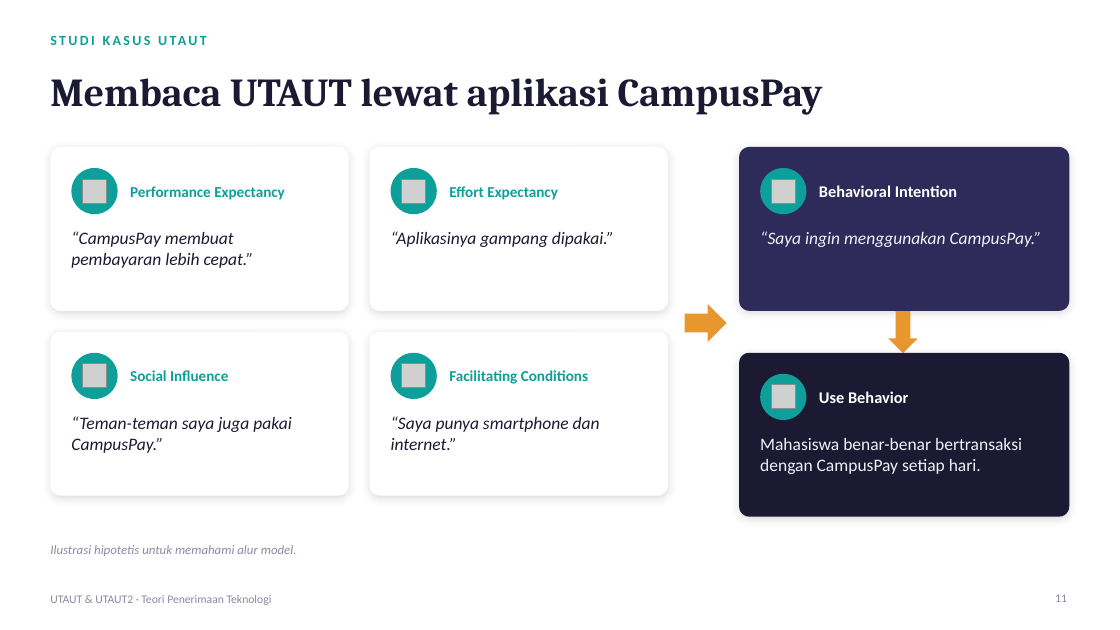
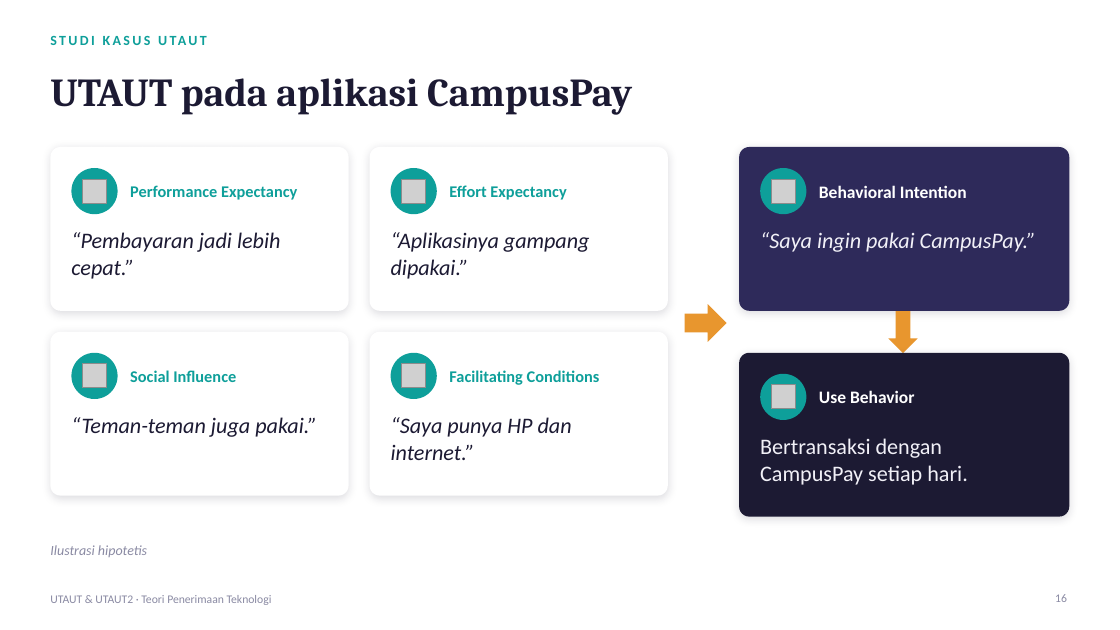
Before and after one commit to KevArslanian/S-Enigma, a slide deck: slide 16 of materi/UTAUT_UTAUT2.pptx (slide 11 before the commit). Drawn at 1120x630 pixels with LibreOffice and Linux fonts; fonts in the diff are those of the drawing; grey boxes stand for pictures. Boxes give left, top, right and bottom in pixels: in the first picture for what was removed or moved away, otherwise in the second. Text is boxed around its words. In the diff, an @@ line names an element or a change of style, - is before the commit and + after.

```diff
--- a/materi/UTAUT_UTAUT2.pptx
+++ b/materi/UTAUT_UTAUT2.pptx
@@ title at [50,78,632,115]: text changed @@
-Membaca UTAUT lewat aplikasi CampusPay
+UTAUT pada aplikasi CampusPay
@@ text "Behavioral Intention" at [819,185,967,198]: size 14 to 15 pt @@
@@ text at [71,232,280,279]: text changed; size 15 to 19 pt @@
-“CampusPay membuat pembayaran lebih cepat.”
+“Pembayaran jadi lebih cepat.”
@@ text "“Aplikasinya gampang dipakai.”" at [391,232,590,279]: size 15 to 19 pt @@
@@ text at [760,232,1036,252]: text changed; size 15 to 19 pt @@
-“Saya ingin menggunakan CampusPay.”
+“Saya ingin pakai CampusPay.”
@@ size 13 to 14 pt in 4 elements at [130,185,297,200], [449,185,566,200], [130,370,236,382], [449,370,600,385] @@
@@ text "Use Behavior" at [819,390,915,403]: size 14 to 15 pt @@
@@ text at [71,417,317,437]: text changed; size 15 to 19 pt @@
-“Teman-teman saya juga pakai CampusPay.”
+“Teman-teman juga pakai.”
@@ text at [391,417,572,460]: text changed; size 15 to 19 pt @@
-“Saya punya smartphone dan internet.”
+“Saya punya HP dan internet.”
@@ text at [760,438,968,485]: text changed; size 15 to 19 pt @@
-Mahasiswa benar-benar bertransaksi dengan CampusPay setiap hari.
+Bertransaksi dengan CampusPay setiap hari.
@@ text at [50,545,147,557]: text changed; size 11 to 12 pt @@
-Ilustrasi hipotetis untuk memahami alur model.
+Ilustrasi hipotetis
@@ page number at [1055,594,1067,602]: text changed @@
-11
+16
```
Also in this commit, not shown: 18 other slides changed, 12 slides added, 4 slides removed.
